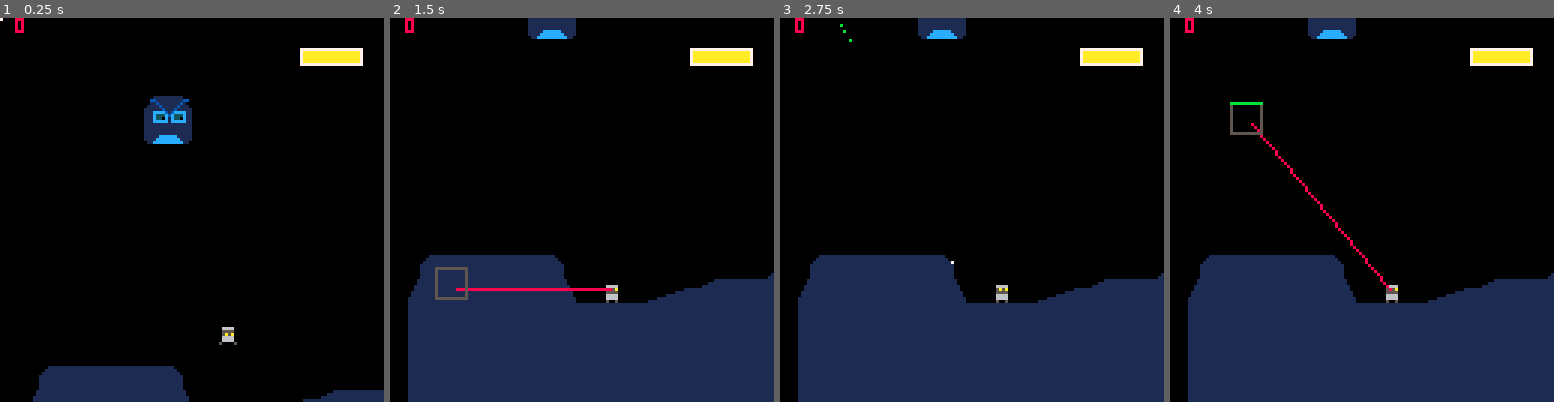
Above: before the commit, frames 1-4 (left to right).
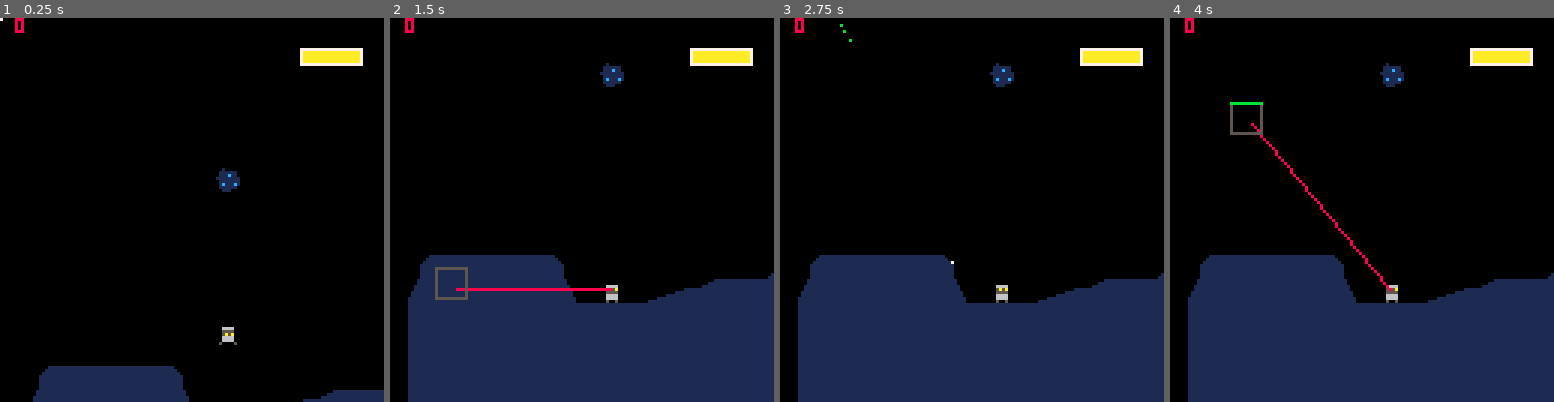
Above: after the commit, the same moments.

Repository: GreigHuth/snowgame
Game: PICO-8 cartridge main.p8
The game is run twice, just before and just after one commit, with the same random seed, the same clock (stepped at 60 frames per second) and the same inputs.
Inputs (mouse positions are in pixels of both pictures, inside the frame that each line leads up to):
- Up to frame 1 (0.25 s): no input
- Up to frame 2 (1.5 s): click (670, 121) at 0.67 s; tap O (Z key) at 0.7 s; click (436, 267) at 1.22 s
- Up to frame 3 (2.75 s): hold Right 1.6-2.1 s; tap O (Z key) at 1.7, 2.1, 2.5 s; click (887, 114) at 1.77 s; hold Up 2.15-2.42 s; click (952, 259) at 2.32 s; hold Right from 2.47 s (still down)
- Up to frame 4 (4 s): click (1404, 106) at 2.87 s; tap O (Z key) at 2.9, 3.3, 3.7 s; release Right at 3.03 s; hold Left 3.08-3.58 s; click (1465, 256) at 3.42 s; hold Down 3.63-3.97 s; click (1231, 102) at 3.97 s

The runs differ from the first frame. In frame 1, 1.7% of the frame differs, in the area x 37-63%, y 20-46%; in frame 2, 0.9%; in frame 3, 0.9%; in frame 4, 0.9%.

Commit message:
updated map

Diff:
--- a/includes/camera.lua
+++ b/includes/camera.lua
@@ -32,8 +32,13 @@
     camera(camera_pos.x, camera_pos.y)
 end
 
---checks to see if given object is on screen or not
---TODO
-function on_screen(object)
-
+--checks to see if the coordinate is on screen or not
+function on_screen(x, y)
+    if x < camera_pos.x or x > camera_pos.x+128 then
+        return false
+    elseif y < camera_pos.y or y > camera_pos.y+128 then
+        return false
+    else
+        return true
+    end
 end
--- a/includes/gun.lua
+++ b/includes/gun.lua
@@ -1,31 +1,15 @@
---code do to tha shooty bangs
+--
 --track all the bullets on screen
 
 max_bullets = 10
 bullet_colour = 11
 
-bullets = {
-}
-
-
-
-
-
---checks to see if the coordinate is on screen or not
-function on_screen(x, y)
-    if x < camera_pos.x or x > camera_pos.x+128 then
-        return false
-    elseif y < camera_pos.y or y > camera_pos.y+128 then
-        return false
-    else
-        return true
-    end
-end
-
+bullets = {}
 
 function bullet_draw(bullet)
 
-    local deleted = bullet_del(bullet) --before we draw check to see if bullet needs to be deleted
+    --before we draw it, check if it needs to be deleted
+    local deleted = bullet_del(bullet)
     if deleted == true then
         return
     end
@@ -46,6 +30,7 @@
         return true
     end
 end
+
 
 --draw bullet
 function bms_draw()
--- /dev/null
+++ b/includes/objects.lua
@@ -0,0 +1,21 @@
+--non player objects, collectables and things like that
+
+meteors={}
+
+function draw_meteor(meteor)
+    local t = meteor[4]
+    spr(meteor[1], meteor[2], meteor[3])
+end
+
+
+function add_meteor(celx, cely)
+    --sprn, x, y, timer for animation
+    local meteor = {9,celx*8, cely*8, 0}
+    add(meteors, meteor)
+end
+
+
+function draw_all_meteors()
+
+    foreach(meteors, draw_meteor)
+end
--- a/includes/player.lua
+++ b/includes/player.lua
@@ -1,7 +1,6 @@
 --Made By Gurg
 
 player = {
-
         --position
         x = 11*8,
         y = 14*8,
@@ -91,7 +90,6 @@
 end
 
 
-
 function player:draw_hitbox()
     local hb_offset = 2 --offsets hitbox from absolute player position
     local hb_colour = 7
@@ -101,17 +99,14 @@
 
 --returns true if the player is standing on a sprite with flag
 function player:standing_on(flag)
-
     local x = self.x +self.hb_offset
     local y = self.y + self.h+1
     for i=x, x+self.w, 1 do
-        if fget(mget(i/8, y/8), flag) then
-            return true
-        end
-
+        if fget(mget(i/8, y/8), flag) then return true end
     end
     return false
 end
+
 
 function player:rotate()
     --DOES THE FANCY SPRITE ROTATIONS
@@ -177,6 +172,7 @@
 
 end
 
+
 --update anchor point, for drawing things on the player
 function player:update_anchor()
     if self.orient then
@@ -195,20 +191,14 @@
 
 
 function player:drawHUD()
-
     --draw airtime meter
     local camx, camy = get_camera_pos()
-
-
     local gauge_l = 20
     local airtime_left = 1 - (self.airtime/self.max_airtime)
     color(10)
     rectfill(camx+100, camy+10, camx+100+(gauge_l*airtime_left), camy+15)
     color(7)
     rect(camx+100, camy+10, camx+100+gauge_l, camy+15)
-
-
-
 end
 
 
@@ -268,7 +258,6 @@
     --apply gravity
     self.dy += gravity
 
-
     --check basic collision
     if hit_tile(TILE_FLAG.SOLID, self.x+self.dx+self.hb_xoff, self.y, self.w, self.h) then
         self.dx = 0
@@ -339,7 +328,6 @@
     --        self.timers.a_timer = 0
     --    end
     --end
-
 
     --the code that actually does the shooting and scanning is in gun.lua and scan.lua respectively
 
--- a/main.p8
+++ b/main.p8
@@ -55,6 +54,7 @@
 #include includes/camera.lua
 #include includes/bosses.lua
 
+#include includes/objects.lua
 #include includes/scan.lua
 #include includes/gun.lua
 #include includes/effects.lua
@@ -100,8 +100,10 @@
     add(actors_d, player) -- player is always drawn so set that first #
     add(actors_u, player)
 
-    add(actors_d, boss1)
+    --add(actors_d, boss1)
     --add(actors_u, boss1)
+
+    add_meteor(11, 9)
 
     add(actors_u, scan_rect)
 end
@@ -153,6 +155,8 @@
     foreach(actors_d, function(obj) obj:draw() end)--draw actors
 
     map(0,0, 0,0, celwh,celwh, 1) --draws foreground objects
+
+    draw_all_meteors()
 
     if player.states.scanning == true then
         scan_rect:draw()
